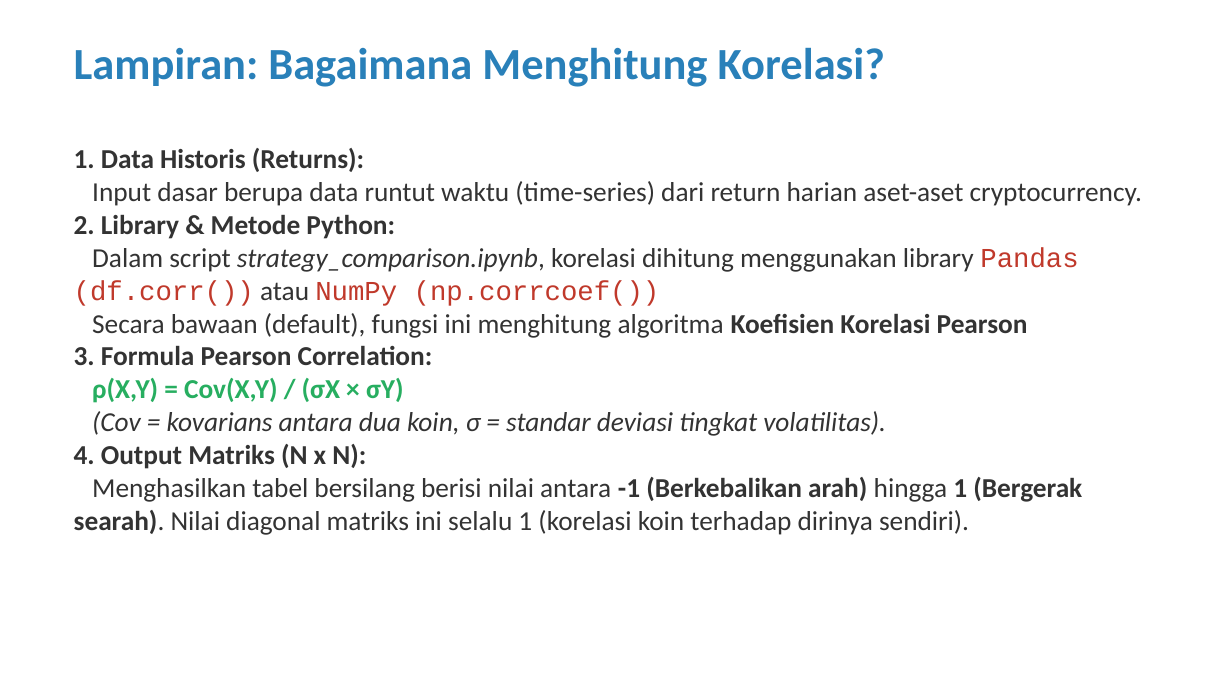
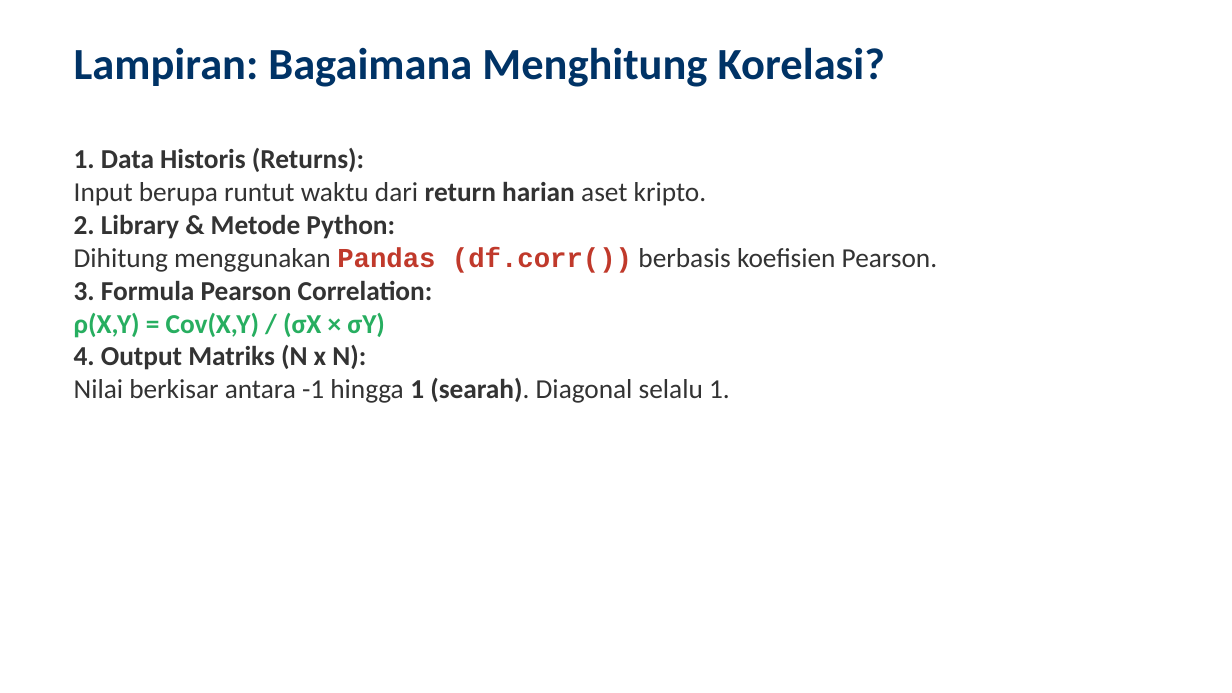
Before and after one commit to ragilrojo/RepoThesis, a slide deck: slide 20 of Presentasi_Proposal_Update.pptx (slide 14 before the commit). Drawn at 1232x693 pixels with LibreOffice and Linux fonts; fonts in the diff are those of the drawing. Boxes give left, top, right and bottom in pixels: in the first picture for what was removed or moved away, otherwise in the second. Text is boxed around its words. In the diff, an @@ line names an element or a change of style, - is before the commit and + after.

```diff
--- a/Presentasi_Proposal_Update.pptx
+++ b/Presentasi_Proposal_Update.pptx
@@ text "Lampiran: Bagaimana Menghitung Korelasi?" at <box>74,47,885,87</box>: text colour #2980B9 to #003366 @@
@@ text at <box>74,182,707,206</box>: text changed @@
-Input dasar berupa data runtut waktu (time-series) dari return harian aset-aset cryptocurrency.
+• Input berupa runtut waktu dari return harian aset kripto.
@@ text at <box>74,248,937,273</box>: text changed @@
-Dalam script strategy_comparison.ipynb, korelasi dihitung menggunakan library Pandas (df.corr()) atau NumPy (np.corrcoef())
-Secara bawaan (default), fungsi ini menghitung algoritma Koefisien Korelasi Pearson
+• Dihitung menggunakan Pandas (df.corr()) berbasis koefisien Pearson.
@@ text at <box>74,378,730,403</box>: text changed @@
-Menghasilkan tabel bersilang berisi nilai antara -1 (Berkebalikan arah) hingga 1 (Bergerak searah). Nilai diagonal matriks ini selalu 1 (korelasi koin terhadap dirinya sendiri).
+• Nilai berkisar antara -1 hingga 1 (searah). Diagonal selalu 1.
@@ text at <box>92,411,886,436</box>: paragraph removed @@
-(Cov = kovarians antara dua koin, σ = standar deviasi tingkat volatilitas).
```
Also in this commit, not shown: 23 other slides changed, 9 slides added, 1 other file.
